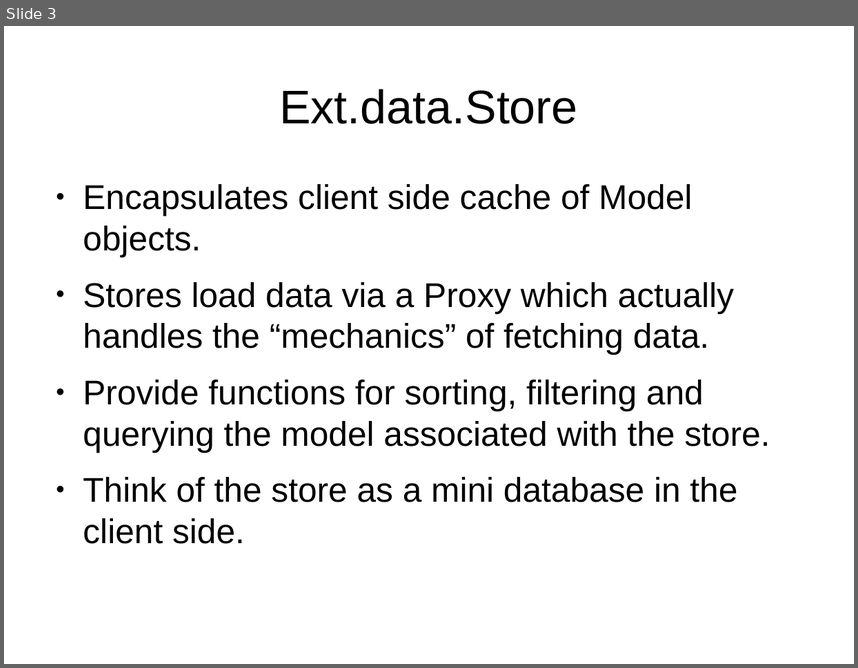
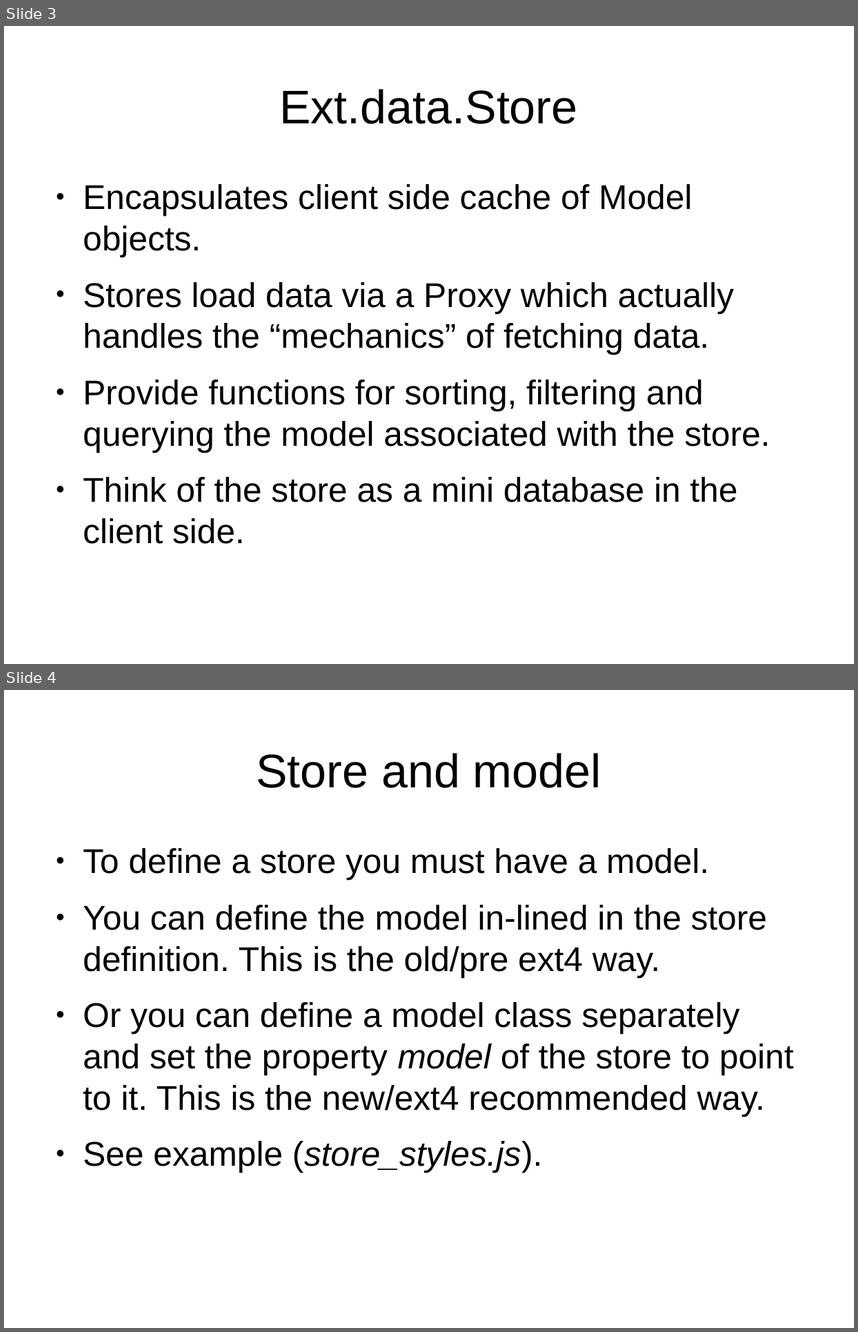
Before and after one commit to veltzer/demos, a slide deck: javascript/extjs/doc/extjs_data.odp. Shown one above the other, each under a label of ours: slide 3 before the commit, slides 3 and 4 after it. The pictures are 858x668 and 858x1332 pixels, drawn with LibreOffice and Linux fonts; fonts in the diff are those of the drawing. Boxes give left, top, right and bottom in pixels: in the first picture for what was removed or moved away, otherwise in the second. Text is boxed around its words. In the diff, an @@ line names an element or a change of style, - is before the commit and + after.

```diff
--- a/javascript/extjs/doc/extjs_data.odp
+++ b/javascript/extjs/doc/extjs_data.odp
@@ slide 4 added at box(4, 690, 854, 1328), background #FFFFFF @@
@@ title added at box(256, 753, 602, 788), 44 pt, text #000000 @@
+Store and model
@@ text added at box(83, 848, 794, 1172), 32 pt, text #000000 @@
+● To define a store you must have a model.
+● You can define the model in-lined in the store definition. This is the old/pre ext4 way.
+● Or you can define a model class separately and set the property model of the store to point to it. This is the new/ext4 recommended way.
+● See example (store_styles.js).
```
Also in this commit, not shown: 2 other slides added, 2 other files.
